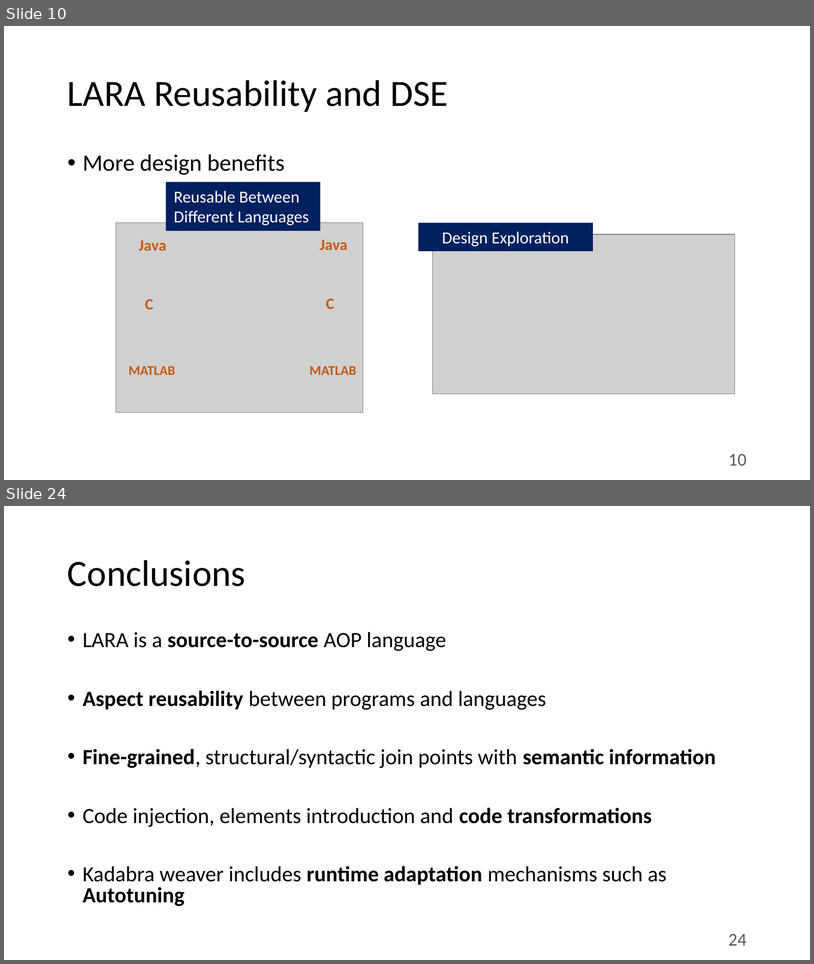
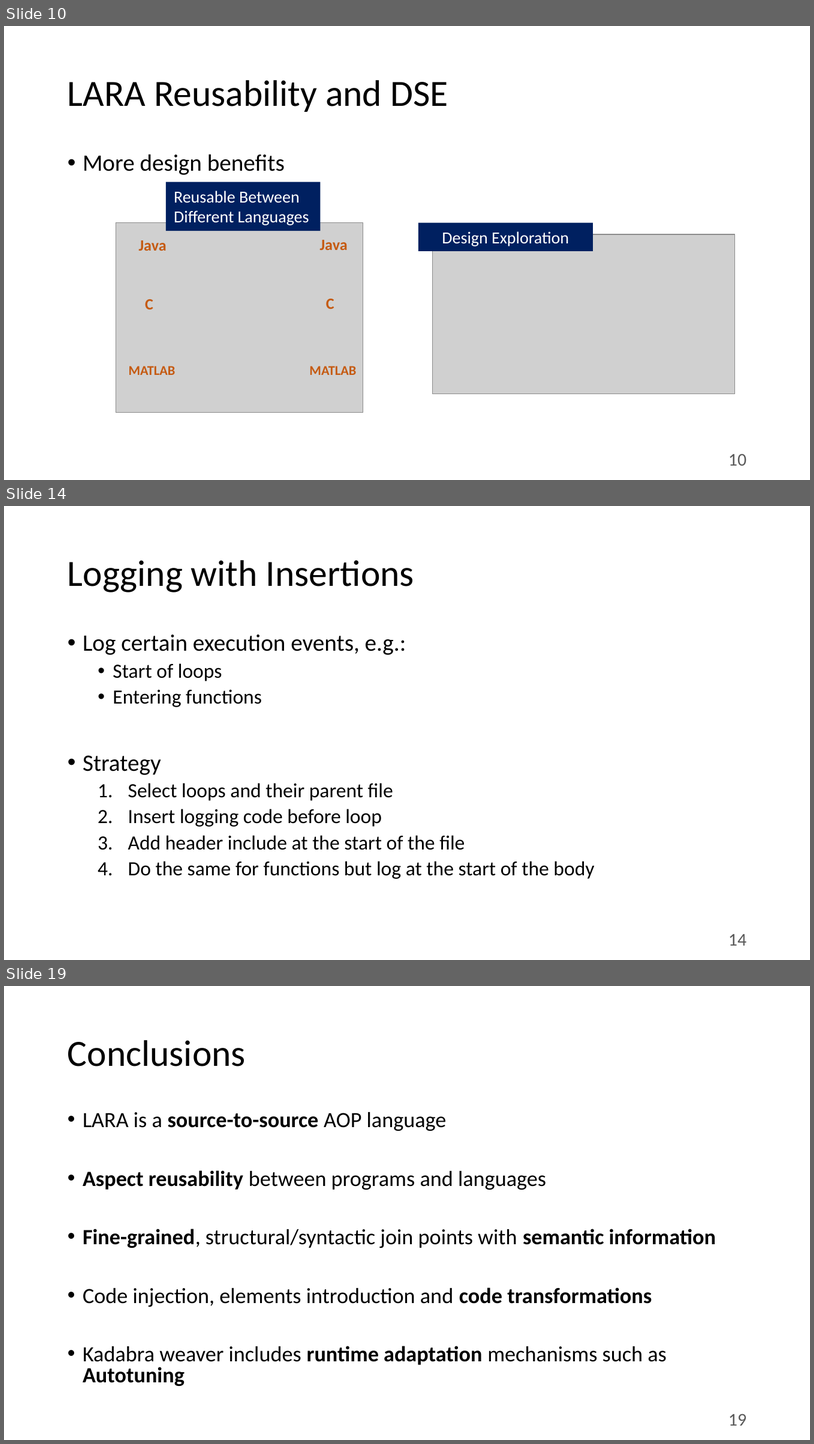
Before and after one commit to specs-feup/specs-lara, a slide deck: Tutorial-2018-INDIN/Clava-Tutorial.pptx. Shown one above the other, each under a label of ours: slides 10 and 24 before the commit, slides 10, 14 and 19 after it; the slides between them are not shown. The pictures are 814x964 and 814x1444 pixels, drawn with LibreOffice and Linux fonts; fonts in the diff are those of the drawing; grey boxes stand for pictures. Boxes give left, top, right and bottom in pixels: in the first picture for what was removed or moved away, otherwise in the second. Text is boxed around its words. In the diff, an @@ line names an element or a change of style, - is before the commit and + after.

```diff
--- a/Tutorial-2018-INDIN/Clava-Tutorial.pptx
+++ b/Tutorial-2018-INDIN/Clava-Tutorial.pptx
@@ slide 14 added at [4,506,810,960], background #FFFFFF @@
@@ title added at [68,560,414,592], 33 pt, text #000000 @@
+Logging with Insertions
@@ text added at [83,634,594,879], 18 pt, text #000000 @@
+• Log certain execution events, e.g.:
+  • Start of loops
+  • Entering functions
+• Strategy
+  1. Select loops and their parent file
+  2. Insert logging code before loop
+  3. Add header include at the start of the file
+  4. Do the same for functions but log at the start of the body
@@ page number added at [729,934,747,945], 16 pt, text #595959 @@
+14
@@ what was slide 24 is now slide 19 @@
@@ page number at [729,1413,747,1425]: text changed @@
-24
+19
```
Also in this commit, not shown: 4 slides changed, 5 other slides added, 11 slides removed.
